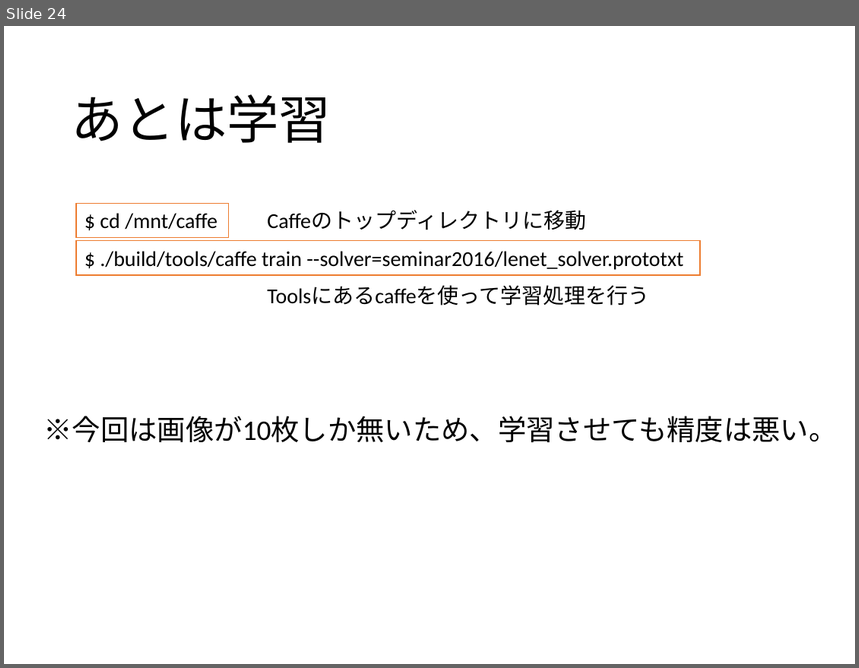
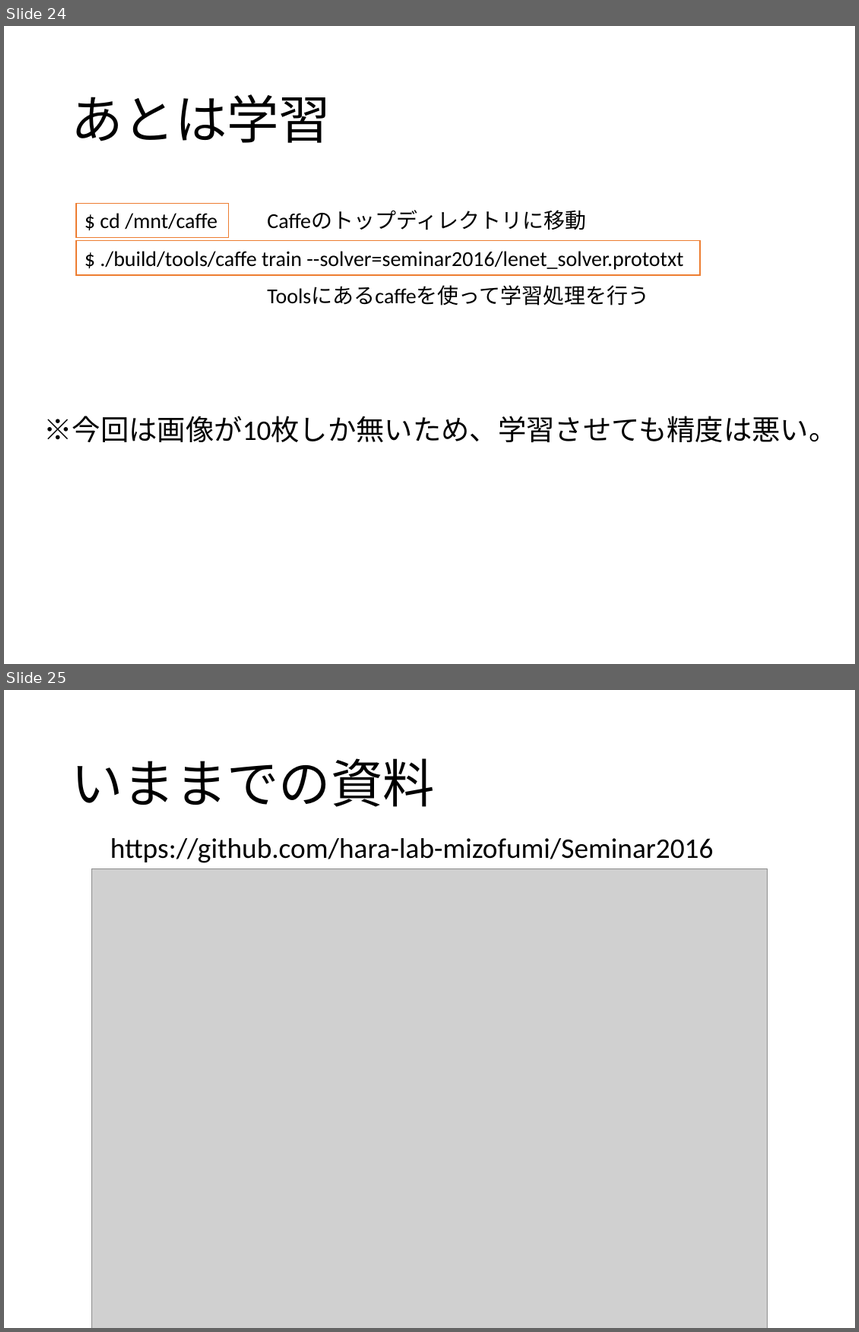
Before and after one commit to hara-lab-mizofumi/Seminar2016, a slide deck: 3-Caffe向けの自作データセットの作成.pptx. Shown one above the other, each under a label of ours: slide 24 before the commit, slides 24 and 25 after it. The pictures are 859x668 and 859x1332 pixels, drawn with LibreOffice and Linux fonts; fonts in the diff are those of the drawing; grey boxes stand for pictures. Boxes give left, top, right and bottom in pixels: in the first picture for what was removed or moved away, otherwise in the second. Text is boxed around its words. In the diff, an @@ line names an element or a change of style, - is before the commit and + after.

Commit message:
Fix 3回目資料

```diff
--- a/3-Caffe向けの自作データセットの作成.pptx
+++ b/3-Caffe向けの自作データセットの作成.pptx
@@ slide 25 added at [4,690,855,1328], background #FFFFFF @@
@@ title added at [71,758,435,807], 44 pt, text #000000 @@
+いままでの資料
@@ text added at [110,838,714,863], 24 pt, text #000000 @@
+https://github.com/hara-lab-mizofumi/Seminar2016
@@ picture added at [91,869,768,1328] @@
```
